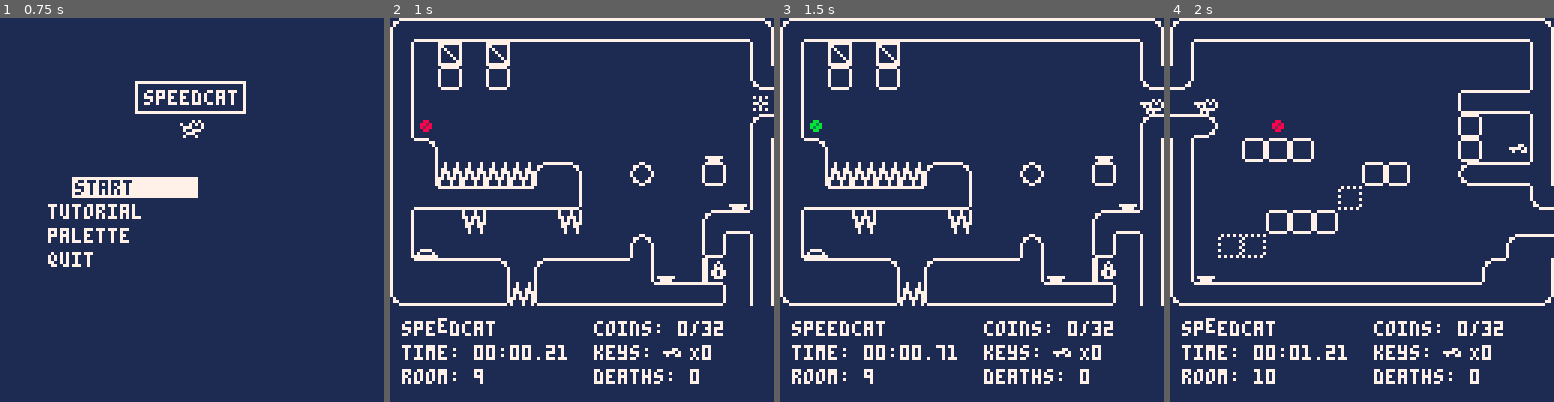
Above: before the commit, frames 1-4 (left to right).
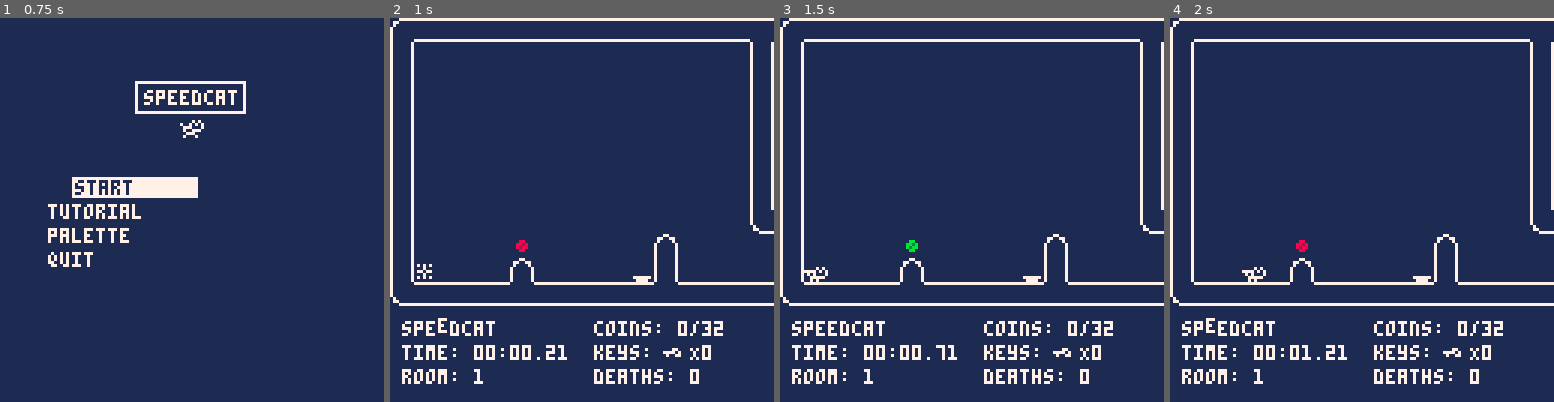
Above: after the commit, the same moments.

Repository: fletchmakes/speedcat
Game: PICO-8 cartridge speedcat.p8
Same seed, same stepped clock (60 frames per second), same inputs: the game is played once before the commit and once after it.
Inputs:
- Up to frame 1 (0.75 s): tap X (X key) at 0.33 s; tap O (Z key) at 0.7 s
- Up to frame 2 (1 s): no input
- Up to frame 3 (1.5 s): tap X (X key) at 1.07 s
- Up to frame 4 (2 s): hold Right from 1.6 s (still down); tap O (Z key) at 1.7 s; tap X (X key) at 1.85 s

Frame 1 is identical in both runs. In frame 2, 7.0% of the frame differs, in the area x 5-100%, y 0-96%; in frame 3, 7.0%; in frame 4, 4.6%.

Commit message:
make sure cat spawns in room 1

Diff:
--- a/speedcat.p8
+++ b/speedcat.p8
@@ -1167,7 +1167,7 @@
 function init_first_room()
     delete_all_objects(nil)
 
-    room_num = 8 -- change this to set the first spawn room
+    room_num = 0 -- change this to set the first spawn room
 
     for o in all(room_states[room_num + 1]) do
         add(objects, o)
